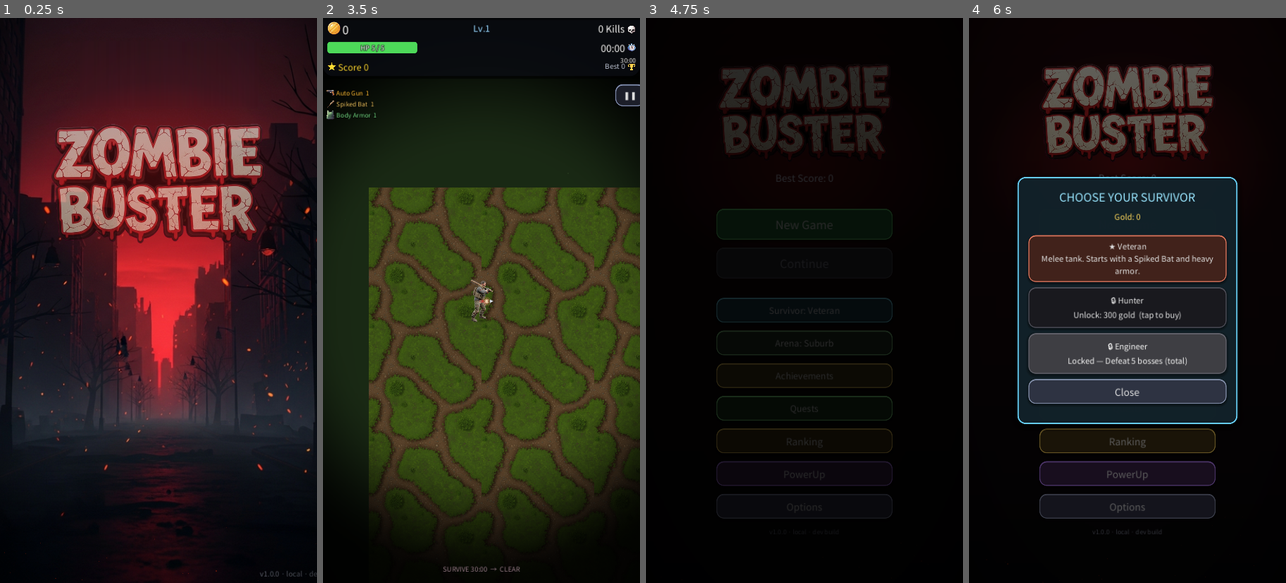
Above: before the commit, frames 1-4 (left to right).
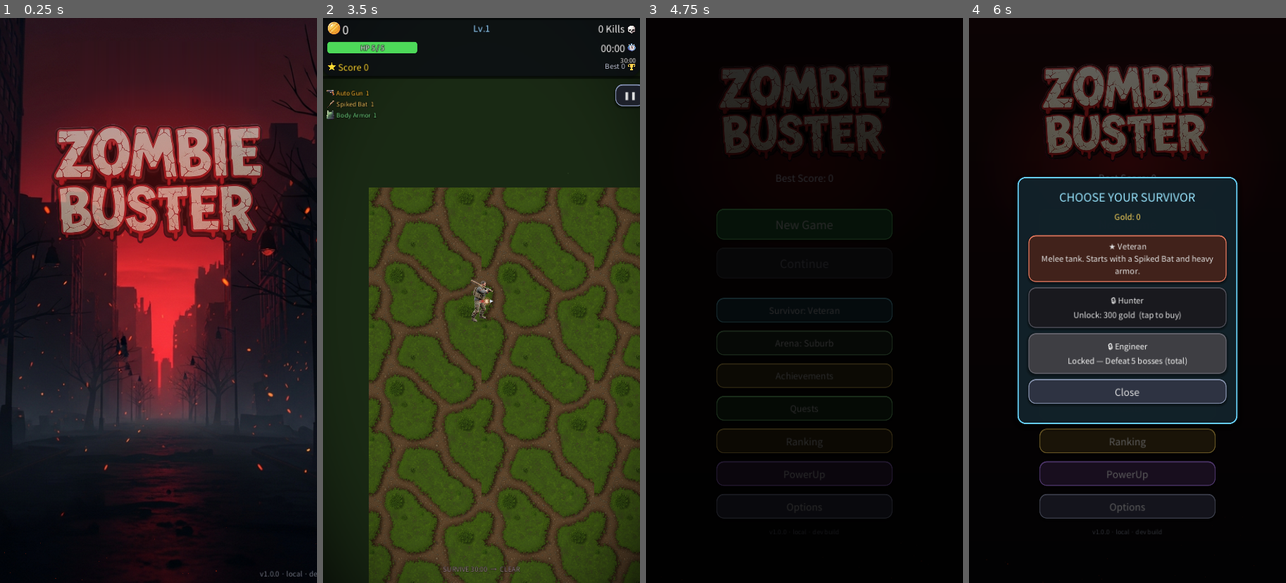
Above: after the commit, the same moments.

Repository: kosj/game_action_defence
Game: Godot game, scene res://scenes/TitleScreen.tscn
Same seed, same stepped clock (60 frames per second), same inputs: the game is played once before the commit and once after it. Sound files missing from this copy of the repository are replaced by a short silence.
Inputs (mouse positions are in pixels of both pictures, inside the frame that each line leads up to):
- Up to frame 1 (0.25 s): no input
- Up to frame 2 (3.5 s): tap Enter at 0.5 s; move the mouse to (551, 272) at 0.52 s; click (551, 272) at 0.67 s; click "New Game" at 1.25 s; click "New Game" at 2 s; click "Skip" at 2.75 s
- Up to frame 3 (4.75 s): click "❚❚" at 3.5 s; click "Main Menu" at 4.25 s
- Up to frame 4 (6 s): click "Survivor: Veteran" at 5 s; click "Arena: Suburb" at 5.75 s

The runs differ from the first frame. In frame 1, less than 0.1% of the frame differs, in the area x 3-100%, y 76-99%; in frame 2, 18%, in the area x 0-100%, y 10-100%; in frame 3, less than 0.1%; in frame 4, less than 0.1%.

Commit message:
Fix web screen cropping; remove edge-darkening overlays
- Stretch aspect expand -> keep so the full 720x1280 portrait screen is
  always visible (letterboxed) instead of being cropped on web/desktop
  aspect ratios.
- Remove the screen-edge darkening: in-game radial vision fog
  (HUD._build_fog call) and the menu/title/intro vignette overlays.

Co-Authored-By: Claude Opus 4.8 <noreply@anthropic.com>
Claude-Session: https://claude.ai/code/session_01CGDKLmv2BxdFp7Sn7aQ7ZR

Diff:
--- a/project.godot
+++ b/project.godot
@@ -45,7 +45,8 @@
 window/size/viewport_width=720
 window/size/viewport_height=1280
 window/stretch/mode="canvas_items"
-window/stretch/aspect="expand"
+; keep: 720x1280 전체가 항상 보이도록 레터박스(웹/데스크톱 등 다른 화면비에서 화면 잘림 방지).
+window/stretch/aspect="keep"
 window/handheld/orientation="portrait"
 
 [input_devices]
--- a/scripts/HUD.gd
+++ b/scripts/HUD.gd
@@ -94,7 +94,7 @@
 	UITheme.outline_label(boss_name_label, 6, Color(0.18, 0.0, 0.0, 0.75))
 	restart_button.text = Locale.t("go_retry")
 	main_menu_button.text = Locale.t("go_menu")
-	_build_fog()
+	# 주변 시야 제한(방사형 암전) 오버레이 제거 — 화면 외곽이 어두워 보이지 않도록.
 	_build_revive_button()
 	_build_hud_icons()
 	_build_wave_bar()
--- a/scripts/IntroStory.gd
+++ b/scripts/IntroStory.gd
@@ -47,8 +47,7 @@
 	backdrop.mouse_filter = Control.MOUSE_FILTER_IGNORE
 	add_child(backdrop)
 
-	# 2-1) 가장자리 비네트로 분위기 + 본문 가독성 강화
-	add_child(UITheme.make_vignette())
+	# (가장자리 비네트 제거 — 화면 외곽 어둡게 처리하지 않음)
 
 	# 3) 입력 캐쳐 + 가독성용 약한 어둠 — 탭하면 본문을 빠르게 다 보여준다(스킵과 별개).
 	var bg := ColorRect.new()
--- a/scripts/MainMenu.gd
+++ b/scripts/MainMenu.gd
@@ -123,9 +123,7 @@
 	# 타이틀 화면과 같은 분위기를 메뉴 배경으로 — 핏빛 그라데이션 + 붉은 글로우 + 잔불.
 	add_child(UITheme.make_gradient_bg(Color(0.12, 0.03, 0.04), Color(0.02, 0.02, 0.03)))
 	_build_backdrop()
-	var vig := UITheme.make_vignette()
-	vig.modulate = Color(1, 1, 1, 0.80)
-	add_child(vig)
+	# (가장자리 비네트 제거 — 화면 외곽 어둡게 처리하지 않음)
 
 	var center := CenterContainer.new()
 	center.anchor_right = 1.0
--- a/scripts/TitleScreen.gd
+++ b/scripts/TitleScreen.gd
@@ -112,10 +112,7 @@
 	ver.mouse_filter = Control.MOUSE_FILTER_IGNORE
 	add_child(ver)
 
-	# 가장자리 비네트(분위기 + 시인성)
-	var vig := UITheme.make_vignette()
-	vig.modulate = Color(1, 1, 1, 0.85)
-	add_child(vig)
+	# (가장자리 비네트 제거 — 화면 외곽 어둡게 처리하지 않음)
 
 	# 슬램 순간 붉은 섬광 / 전환용 검정 페이드 (둘 다 입력 무시·전체화면)
 	_flash = _overlay_rect(Color(0.9, 0.15, 0.12, 0.0))
